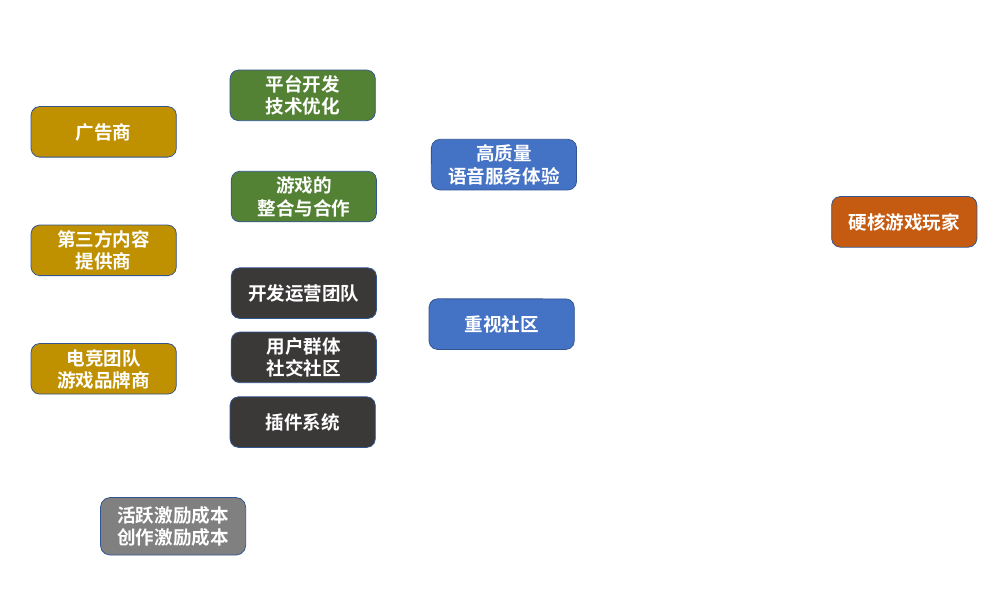
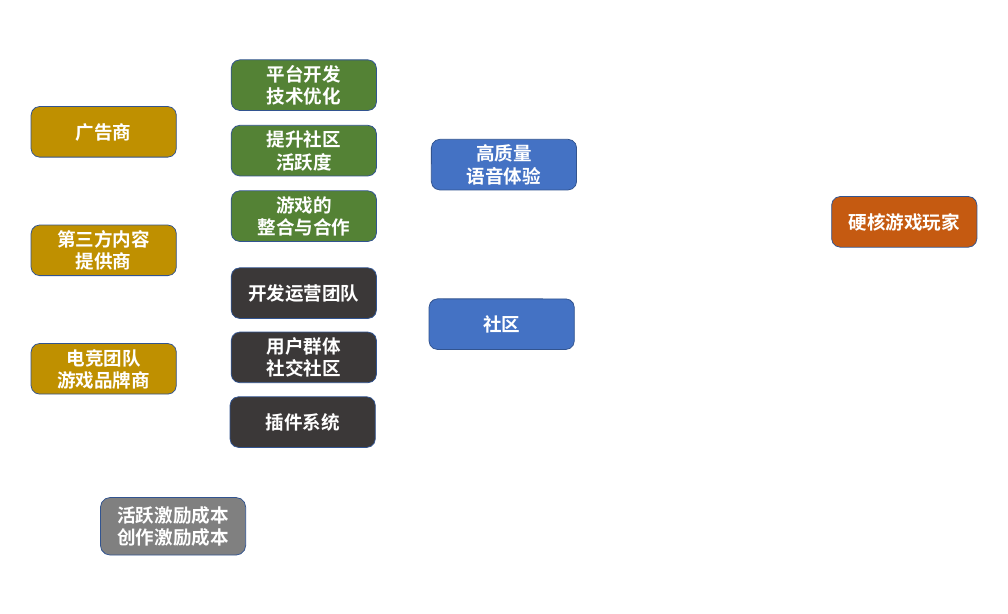
Before and after one commit to xbme2/demand_and_business, a slide deck: slide 3 of 第二次作业/故事.pptx. Drawn at 1008x614 pixels with LibreOffice and Linux fonts; fonts in the diff are those of the drawing; background and template pictures are left out. Boxes give left, top, right and bottom in pixels: in the first picture for what was removed or moved away, otherwise in the second. Text is boxed around its words. In the diff, an @@ line names an element or a change of style, - is before the commit and + after.

```diff
--- a/第二次作业/故事.pptx
+++ b/第二次作业/故事.pptx
@@ rounded rectangle "平台开发": place and size @@
-rounded rectangle "平台开发" at (230, 70, 375, 121)
+rounded rectangle "平台开发" at (231, 60, 376, 111)
@@ rounded rectangle added at (231, 125, 376, 176), fill #548235, outline #325491 1 pt, 24 pt, text #FFFFFF, bold @@
+提升社区
+活跃度
@@ text in rounded rectangle at (467, 167, 541, 185): text changed @@
-语音服务体验
+语音体验
@@ rounded rectangle "游戏的": place and size @@
-rounded rectangle "游戏的" at (231, 171, 376, 222)
+rounded rectangle "游戏的" at (231, 191, 376, 242)
@@ text in rounded rectangle at (483, 315, 520, 333): text changed @@
-重视社区
+社区
```
Also in this commit, not shown: 9 other slides changed, 2 slides added, 2 other files.
